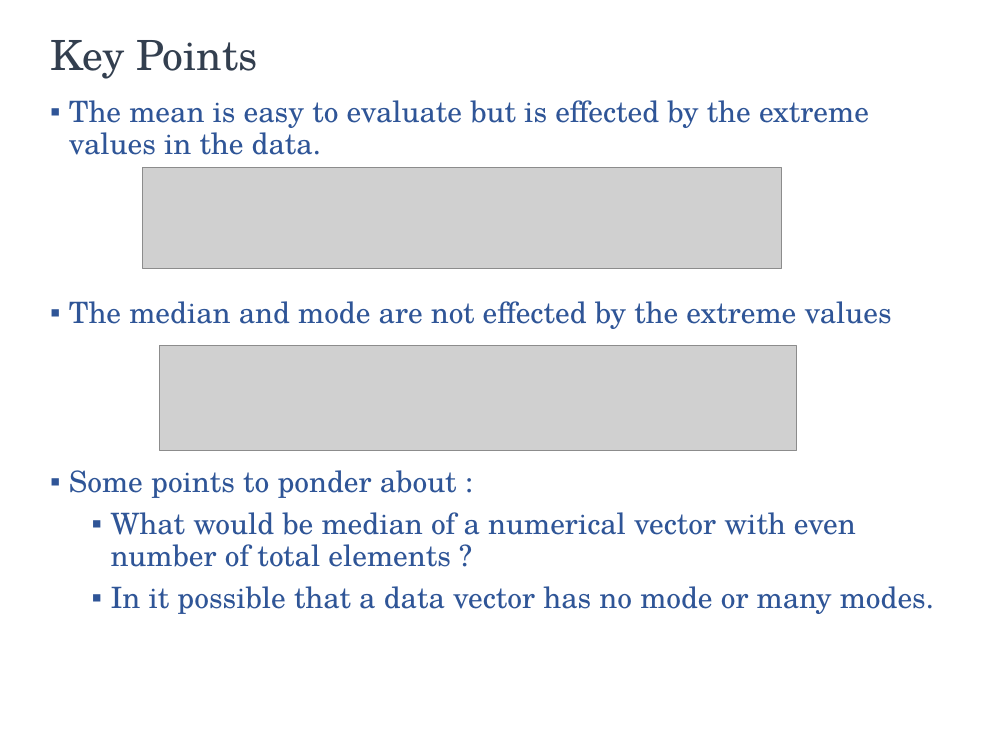
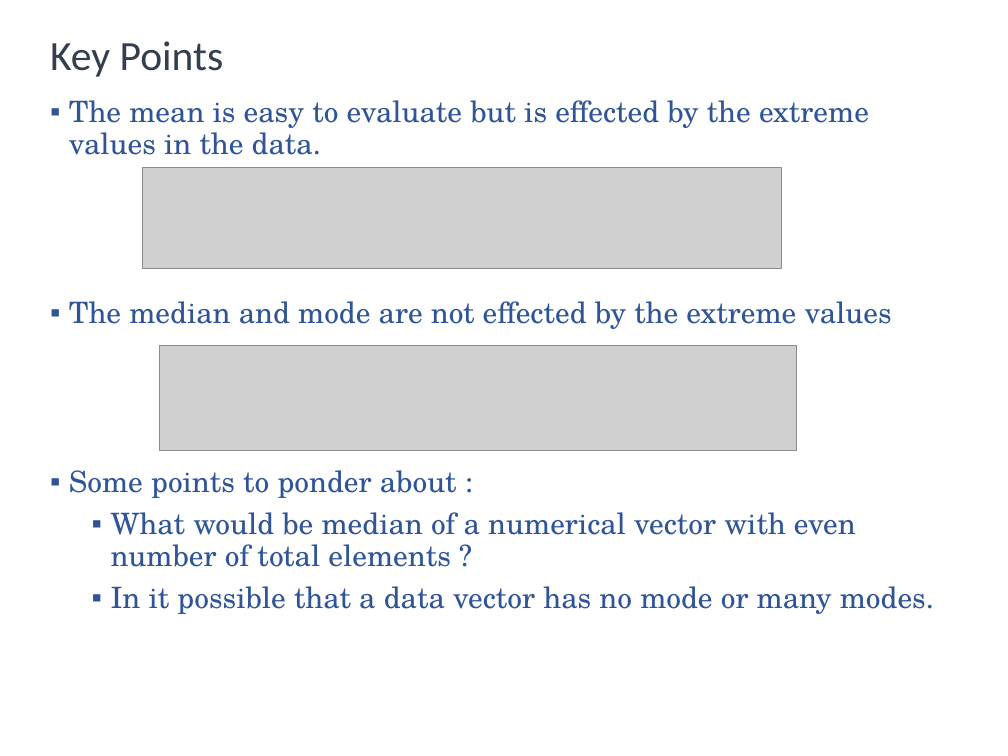
Before and after one commit to utkarshiiitm/Bootcamp-2, a slide deck: slide 16 of Boot Camp 2.pptx. Drawn at 1008x756 pixels with LibreOffice and Linux fonts; fonts in the diff are those of the drawing; grey boxes stand for pictures. Boxes give left, top, right and bottom in pixels: in the first picture for what was removed or moved away, otherwise in the second. Text is boxed around its words. In the diff, an @@ line names an element or a change of style, - is before the commit and + after.

```diff
--- a/Boot Camp 2.pptx
+++ b/Boot Camp 2.pptx
@@ title "Key Points" at (x1=50, y1=41, x2=224, y2=77): font TeX Gyre Schola to Calibri @@
```
Also in this commit, not shown: 17 other slides changed, 2 slides added.
